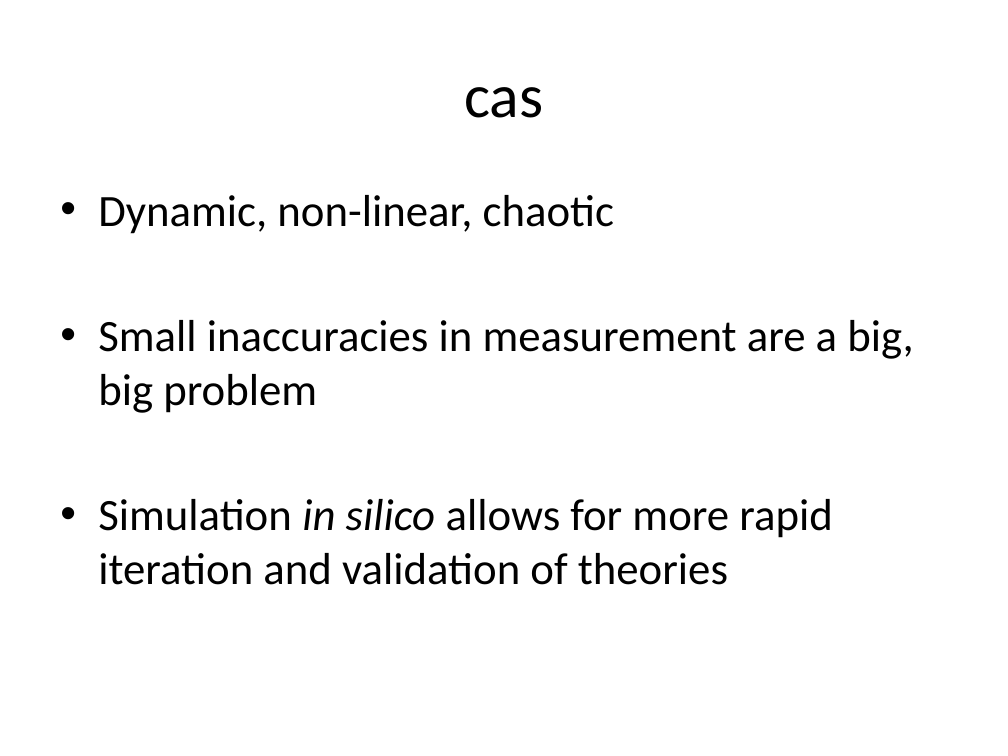
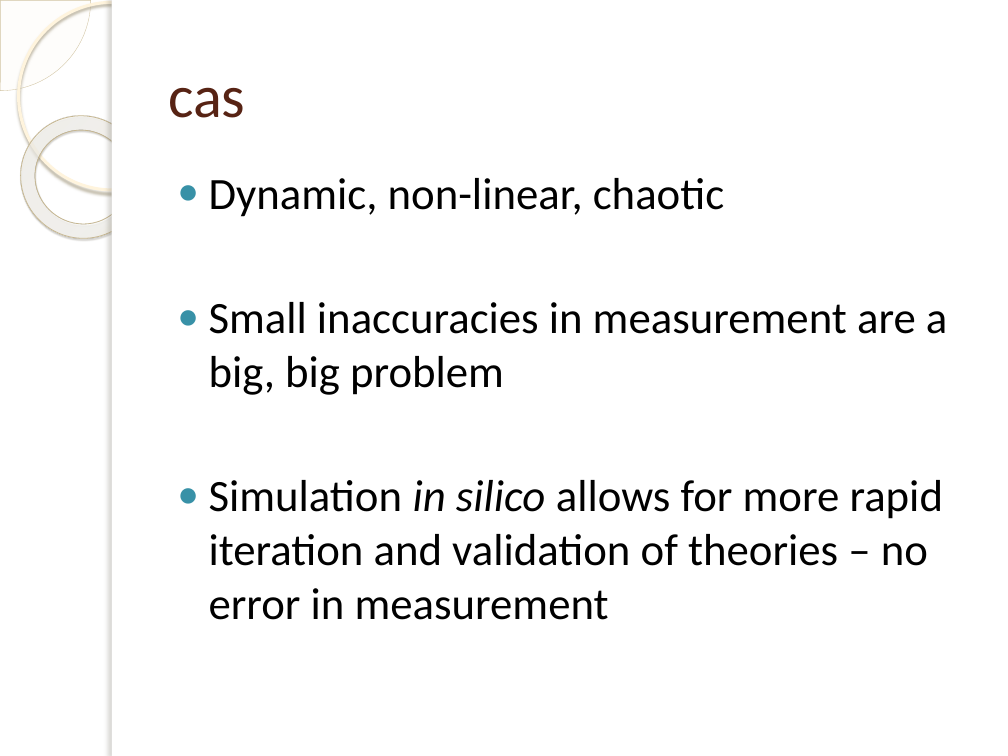
Before and after one commit to mallyvai/4holland, a slide deck: slide 2 of tierra.pptx. Drawn at 1008x756 pixels with LibreOffice and Linux fonts; fonts in the diff are those of the drawing; background and template pictures are left out. Boxes give left, top, right and bottom in pixels: in the first picture for what was removed or moved away, otherwise in the second. Text is boxed around its words. In the diff, an @@ line names an element or a change of style, - is before the commit and + after.

```diff
--- a/tierra.pptx
+++ b/tierra.pptx
@@ pie slice (boxed as its full ellipse) added at <box>0,0,91,91</box>, fill #FEFAF4 at 33% opacity, outline #D3C39F 0.25 pt @@
@@ ellipse added at <box>18,2,206,190</box>, outline #FFF5DE 2.15 pt @@
@@ rectangle added at <box>112,0,1008,756</box>, fill #FFFFFF @@
@@ rectangle added at <box>112,0,120,756</box>, fill #FFFFFF @@
@@ title "cas": place and size @@
-title "cas" at <box>464,87,543,118</box>
+title "cas" at <box>168,87,245,118</box>
@@ title "cas" at <box>168,87,245,118</box>: size 44 to 43 pt, text colour #000000 to #572314; alignment centre to left @@
@@ donut added at <box>0,91,169,263</box>, fill gradient #FFFCF6 to #FFFEFB to #F0D28E, outline #C7B893 0.58 pt @@
@@ text "Dynamic, non-linear, chaotic": place and size @@
-text "Dynamic, non-linear, chaotic" at <box>98,195,914,585</box>
+text "Dynamic, non-linear, chaotic" at <box>209,178,947,620</box>
@@ text at <box>209,178,947,395</box>: bullet • to ● @@
@@ text at <box>209,480,944,620</box>: text changed @@
-• Simulation in silico allows for more rapid iteration and validation of theories
+● Simulation in silico allows for more rapid iteration and validation of theories – no error in measurement
```
Also in this commit, not shown: 10 other slides changed, 7 slides added, 3 slides removed.
